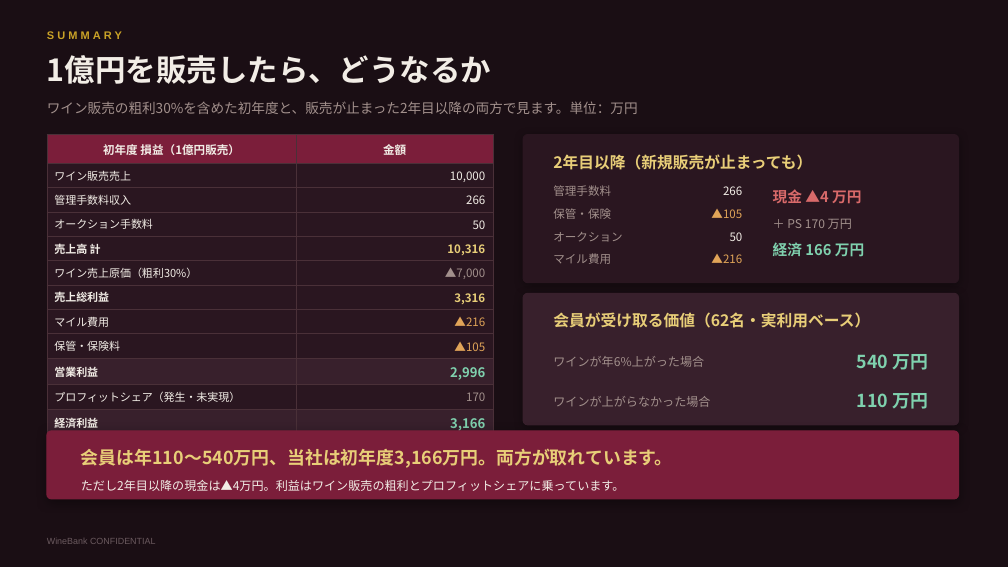
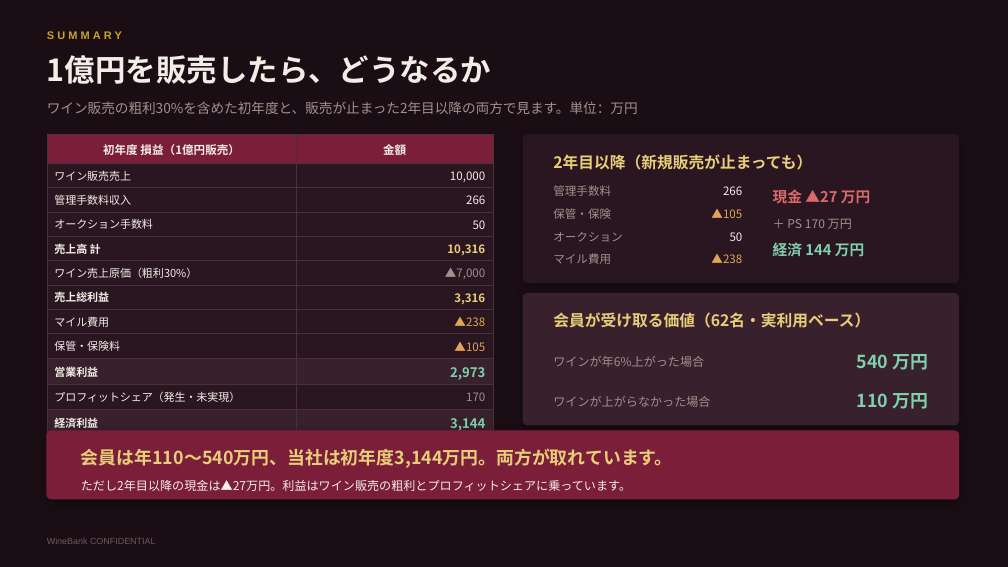
Before and after one commit to nakano-winebank/wine-auction, a slide deck: slide 3 of 提案資料/WineBank_新レートカード_3枚.pptx. Drawn at 1008x567 pixels with LibreOffice and Linux fonts; fonts in the diff are those of the drawing. Boxes give left, top, right and bottom in pixels: in the first picture for what was removed or moved away, otherwise in the second. Text is boxed around its words. In the diff, an @@ line names an element or a change of style, - is before the commit and + after.

```diff
--- a/提案資料/WineBank_新レートカード_3枚.pptx
+++ b/提案資料/WineBank_新レートカード_3枚.pptx
@@ table at (x1=47, y1=135, x2=493, y2=436) @@
-row 8, column 2: ▲216
+row 8, column 2: ▲238
-row 10, column 2: 2,996
+row 10, column 2: 2,973
-row 12, column 2: 3,166
+row 12, column 2: 3,144
@@ text at (x1=773, y1=189, x2=870, y2=204): text changed @@
-現金 ▲4 万円
+現金 ▲27 万円
@@ text at (x1=711, y1=254, x2=742, y2=263): text changed @@
-▲216
+▲238
@@ text at (x1=773, y1=242, x2=864, y2=257): text changed @@
-経済 166 万円
+経済 144 万円
@@ text at (x1=81, y1=449, x2=673, y2=468): text changed @@
-会員は年110〜540万円、当社は初年度3,166万円。両方が取れています。
+会員は年110〜540万円、当社は初年度3,144万円。両方が取れています。
@@ text at (x1=81, y1=480, x2=631, y2=491): text changed @@
-ただし2年目以降の現金は▲4万円。利益はワイン販売の粗利とプロフィットシェアに乗っています。
+ただし2年目以降の現金は▲27万円。利益はワイン販売の粗利とプロフィットシェアに乗っています。
```
Also in this commit, not shown: 1 other slide changed, 1 other file.
